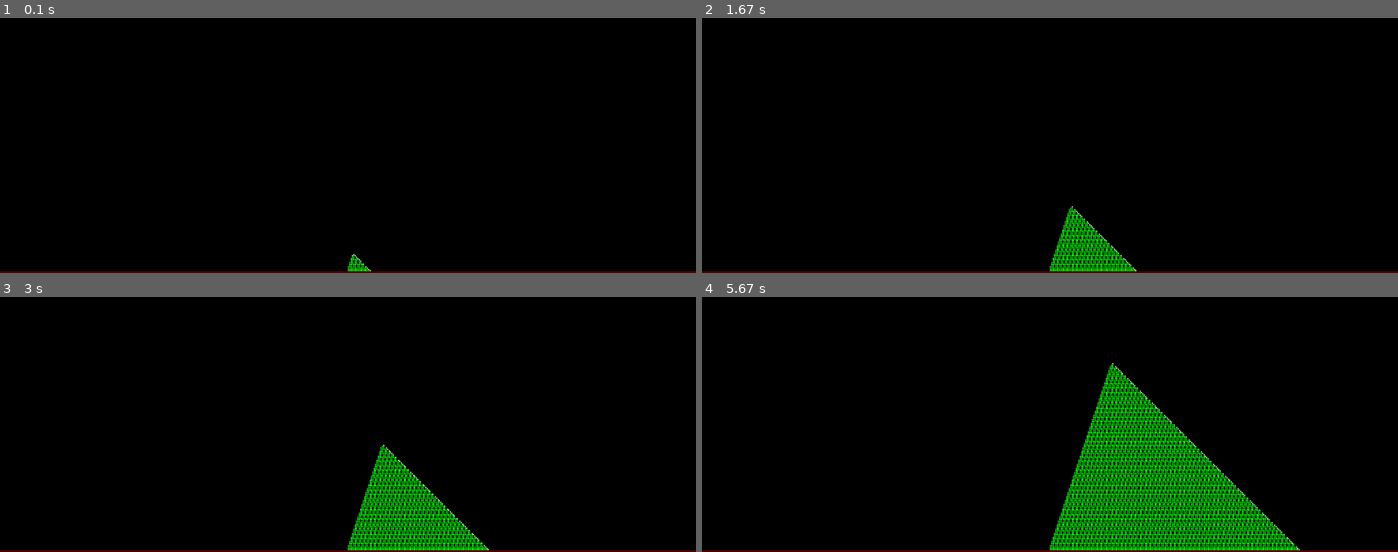
Above: before the commit, frames 1-4 (two rows, left to right).
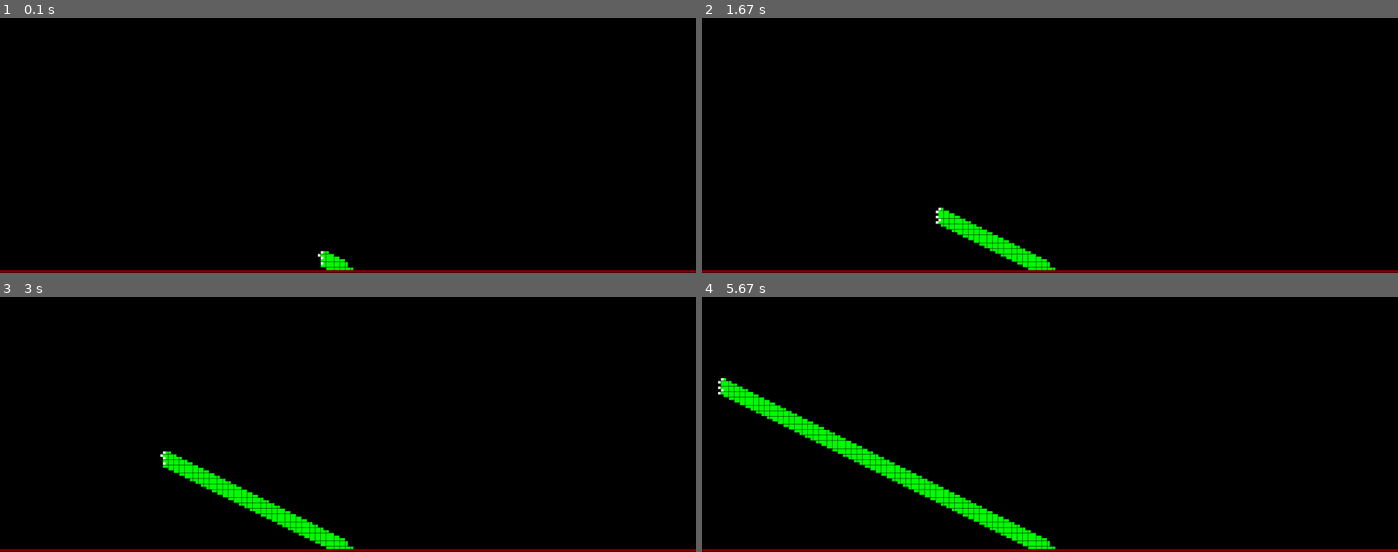
Above: after the commit, the same moments.

Repository: AlexDey/PythonTreeEvolution
Game: pygame game, started from PythonTestApplication1/solve.py
Two runs of this game, one before a commit and one after it. Both use one fixed random seed, a clock stepped at 60 frames per second and the inputs below.
Inputs:
- Up to frame 1 (0.1 s): no input
- Up to frame 2 (1.67 s): no input
- Up to frame 3 (3 s): no input
- Up to frame 4 (5.67 s): no input

The runs differ from the first frame. In frame 1, 0.9% of the frame differs, in the area x 0-100%, y 91-100%; in frame 2, 3.1%; in frame 3, 6.1%; in frame 4, 15%, in the area x 0-100%, y 25-100%.

Commit message:
Стартовая область задётся правильно Убрал расчёт в функции

Diff:
--- a/PythonTestApplication1/drawPygame.py
+++ b/PythonTestApplication1/drawPygame.py
@@ -25,16 +25,15 @@
     for corn_one in corn_turtle:
         tree_one_new = pygame.draw.rect(win, color_tree, corn_one)
         tree_new.append(tree_one_new)
-    #pygame.display.update(tree_new)
     corn_turtle[:] = []
 
 # start data for draw window with pygame
 #scale = .4
 constant_size = 24 # 24 # = rows * scale
-scale_rows = constant_size / rows #(columns if columns <= rows else rows) #columns
+scale_rows = constant_size / rows*2 #(columns if columns <= rows else rows) #columns
 rect_size = 21 * scale_rows # 21 is standart size rect for turtle
-width = rect_size*columns*2
-height = rect_size*rows*2
+width = rect_size*columns
+height = rect_size*rows
 
 # resize if width > window resolution
 pygame.init()
@@ -42,10 +41,10 @@
 #height_screen = pygame.display.Info().current_h
 if width > width_screen:
     ratio_wh = 1.89 # experimental value , width_screen/height_screen = 1.7777
-    scale_columns = constant_size*ratio_wh / columns
+    scale_columns = constant_size*ratio_wh / columns*2
     rect_size = 21 * scale_columns
-    width = rect_size*columns*2
-    height = rect_size*rows*2
+    width = rect_size*columns
+    height = rect_size*rows
 
 
 # set window position
@@ -69,9 +68,9 @@
 
 # ground
 x_ground = 0
-y_ground = (rows*2-1)*rect_size
+y_ground = (rows-1)*rect_size
 color_ground = (125, 0, 0)
-ground = pygame.draw.rect(win, color_ground, (x_ground, y_ground, rect_size*columns*2, rect_size))
+ground = pygame.draw.rect(win, color_ground, (x_ground, y_ground, rect_size*columns, rect_size))
 pygame.display.update(ground)
 
 # close window by key
--- a/PythonTestApplication1/settings.py
+++ b/PythonTestApplication1/settings.py
@@ -1,7 +1,7 @@
 from random import randint, seed
 
 # start DNA
-seed(70) #9 #30 #34 #38 #70
+seed(9) #9 #30 #34 #38 #70
 dna_start = [[randint(0,30) for i in range(4)] for j in range(16)]
 
 # example DNA from foo52
@@ -25,13 +25,13 @@
 
 # start data for solve
 #rows = columns = 40
-rows = 100 # определяет длину
+rows = 100 # определяет высоту
 columns = 256 # определяет ширина
-row_start = rows*2-2  # *7//4
-column_start = columns
-world = [[(0) for i in range(columns*2)] for j in range(rows*2)] # start world
+row_start = rows-2  # on ground
+column_start = columns//2 # center
+world = [[(0) for i in range(columns)] for j in range(rows)] # start world
 world[row_start][column_start] = 2 # start corn
-world[-1][:] = [3]*columns*2 # ground
+world[-1][:] = [3]*columns # ground
 corn = [[0, row_start, column_start]]
 tree = corn.copy() # copy;  # tree = corn - just reference
 newCorn = []
--- a/PythonTestApplication1/solve.py
+++ b/PythonTestApplication1/solve.py
@@ -20,11 +20,47 @@
                 if ev.key == K_p:
                     pause = False
 
+def grow_left():
+    if (cellCorn[2] == 0):
+        cellCorn[2] = (columns)
+    if ((activeDNA[0] < 16) & (world[cellCorn[1]][cellCorn[2]-1] == 0)):
+        newCorn.append([activeDNA[0], cellCorn[1], cellCorn[2]-1])
+        tree.append([activeDNA[0], cellCorn[1], cellCorn[2]-1])
+        world[cellCorn[1]][cellCorn[2]-1] = 2
+        tdraw.addCorn(cellCorn[1],cellCorn[2]-1)
+    if (cellCorn[2] == (columns)):
+        cellCorn[2] = 0
+
+def grow_right():
+    if (cellCorn[2] == (columns-1)):
+        cellCorn[2] = -1
+    if ((activeDNA[2] < 16) & (world[cellCorn[1]][cellCorn[2]+1] == 0)):
+        newCorn.append([activeDNA[2], cellCorn[1], cellCorn[2]+1])
+        tree.append([activeDNA[3], cellCorn[1], cellCorn[2]+1])
+        world[cellCorn[1]][cellCorn[2]+1] = 2
+        tdraw.addCorn(cellCorn[1],cellCorn[2]+1)
+    if (cellCorn[2] == -1):
+        cellCorn[2] = (columns-1)
+
+def grow_up():
+    if ((activeDNA[1] < 16) & (world[cellCorn[1]-1][cellCorn[2]] == 0)):
+        newCorn.append([activeDNA[1], cellCorn[1]-1, cellCorn[2]])
+        tree.append([activeDNA[1], cellCorn[1]-1, cellCorn[2]])
+        world[cellCorn[1]-1][cellCorn[2]] = 2
+        tdraw.addCorn(cellCorn[1]-1,cellCorn[2])
+
+def grow_down():
+    if ((activeDNA[3] < 16) & (world[cellCorn[1]+1][cellCorn[2]] == 0)):
+        newCorn.append([activeDNA[3], cellCorn[1]+1, cellCorn[2]])
+        tree.append([activeDNA[3], cellCorn[1]+1, cellCorn[2]])
+        world[cellCorn[1]+1][cellCorn[2]] = 2
+        tdraw.addCorn(cellCorn[1]+1,cellCorn[2])
+
 # tree
 #tree_turtle = []
 tdraw.update()
 
-min_side = 565# (columns if columns <= rows else rows)
+min_side = 365# (columns if columns <= rows else rows)
 k=0
 while (k < min_side):
     print(k)
@@ -35,7 +71,7 @@
     tdraw.cornToTree()
 
     #pause
-    #if (k > 15):
+    #if (k > 180):
     #   pause_pygame()
 
     # timestep
@@ -50,47 +86,10 @@
         if (world[cellCorn[1]][cellCorn[2]] == 2):
             activeDNA = dna_start[cellCorn[0]]
 
-            # left
-            if (cellCorn[2] == 0):
-                cellCorn[2] = (columns*2)
-            if ((activeDNA[0] < 16) & (world[cellCorn[1]][cellCorn[2]-1] == 0)):
-                newCorn.append([activeDNA[0], cellCorn[1], cellCorn[2]-1])
-                tree.append([activeDNA[0], cellCorn[1], cellCorn[2]-1])
-                world[cellCorn[1]][cellCorn[2]-1] = 2
-
-                tdraw.addCorn(cellCorn[1],cellCorn[2]-1)
-
-            if (cellCorn[2] == (columns*2)):
-                cellCorn[2] = 0
-
-            # up
-            if ((activeDNA[1] < 16) & (world[cellCorn[1]-1][cellCorn[2]] == 0)):
-                newCorn.append([activeDNA[1], cellCorn[1]-1, cellCorn[2]])
-                tree.append([activeDNA[1], cellCorn[1]-1, cellCorn[2]])
-                world[cellCorn[1]-1][cellCorn[2]] = 2
-
-                tdraw.addCorn(cellCorn[1]-1,cellCorn[2])
-
-            # right
-            if (cellCorn[2] == (columns*2-1)):
-                cellCorn[2] = -1
-            if ((activeDNA[2] < 16) & (world[cellCorn[1]][cellCorn[2]+1] == 0)):
-                newCorn.append([activeDNA[2], cellCorn[1], cellCorn[2]+1])
-                tree.append([activeDNA[3], cellCorn[1], cellCorn[2]+1])
-                world[cellCorn[1]][cellCorn[2]+1] = 2
-
-                tdraw.addCorn(cellCorn[1],cellCorn[2]+1)
-
-            if (cellCorn[2] == -1):
-                cellCorn[2] = (columns*2-1)
-
-            # down
-            if ((activeDNA[3] < 16) & (world[cellCorn[1]+1][cellCorn[2]] == 0)):
-                newCorn.append([activeDNA[3], cellCorn[1]+1, cellCorn[2]])
-                tree.append([activeDNA[3], cellCorn[1]+1, cellCorn[2]])
-                world[cellCorn[1]+1][cellCorn[2]] = 2
-
-                tdraw.addCorn(cellCorn[1]+1,cellCorn[2])
+            grow_left()
+            grow_up()
+            grow_right()
+            grow_down()
 
             world[cellCorn[1]][cellCorn[2]] = 1
 tdraw.update()
